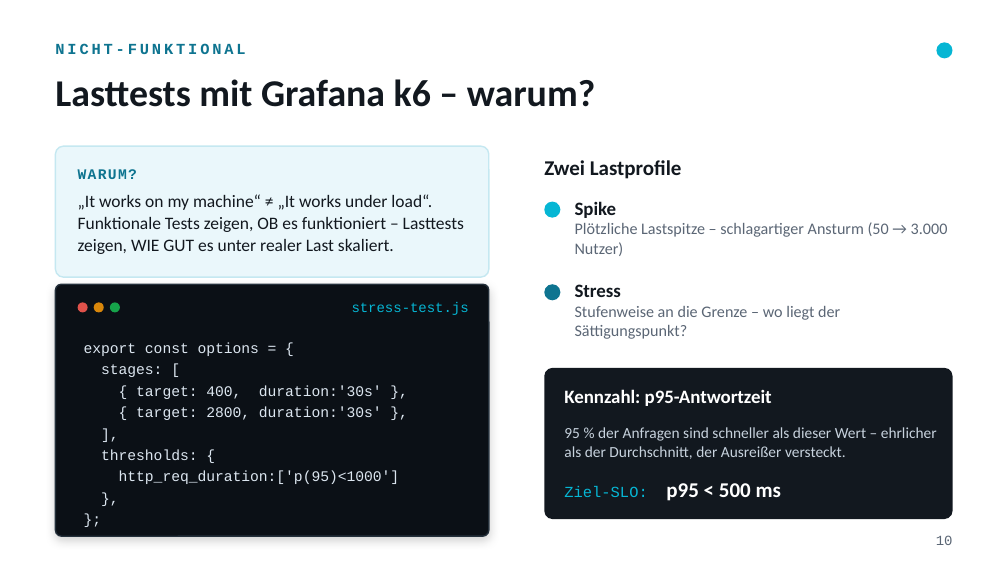
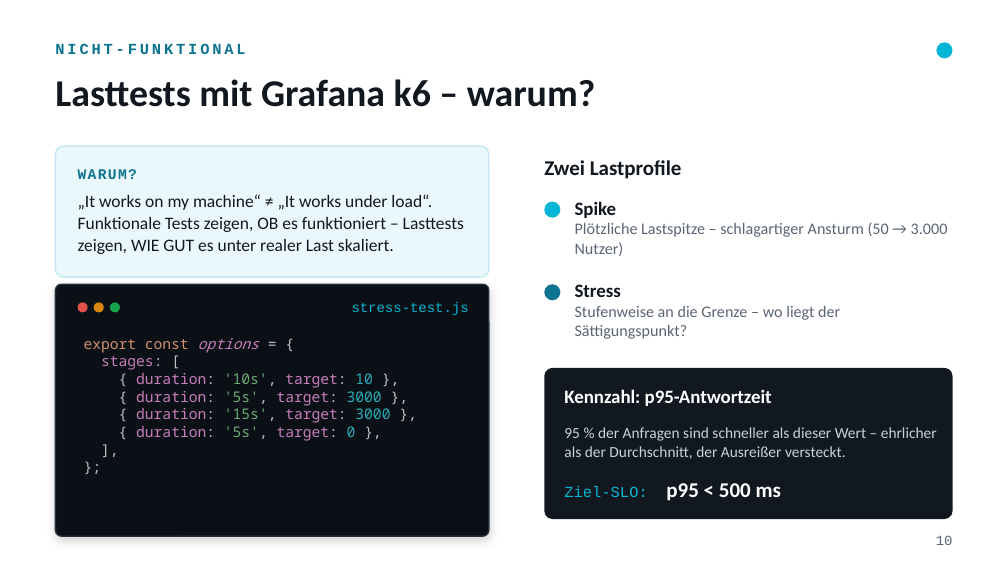
Before and after one commit to a-pointner/nodejs-shopping-cart, a slide deck: slide 9 of PRESENTATION.pptx (slide 10 before the commit). Drawn at 1008x567 pixels with LibreOffice and Linux fonts; fonts in the diff are those of the drawing. Boxes give left, top, right and bottom in pixels: in the first picture for what was removed or moved away, otherwise in the second. Text is boxed around its words. In the diff, an @@ line names an element or a change of style, - is before the commit and + after.

```diff
--- a/PRESENTATION.pptx
+++ b/PRESENTATION.pptx
@@ text at [84,338,390,441]: text changed; font Courier New to Noto Sans Mono; text colour #DCE6F0 to #C77DBB @@
-export const options = {
-stages: [
-{ target: 400, duration:'30s' },
-{ target: 2800, duration:'30s' },
-],
-thresholds: {
-http_req_duration:['p(95)<1000']
-},
-};
+export const options = {
+stages: [
+{ duration: '10s', target: 10 },
+{ duration: '5s', target: 3000 },
+{ duration: '15s', target: 3000 },
+{ duration: '5s', target: 0 },
+],
+};
```
Also in this commit, not shown: 5 other slides changed, 1 slide removed, 2 other files.
